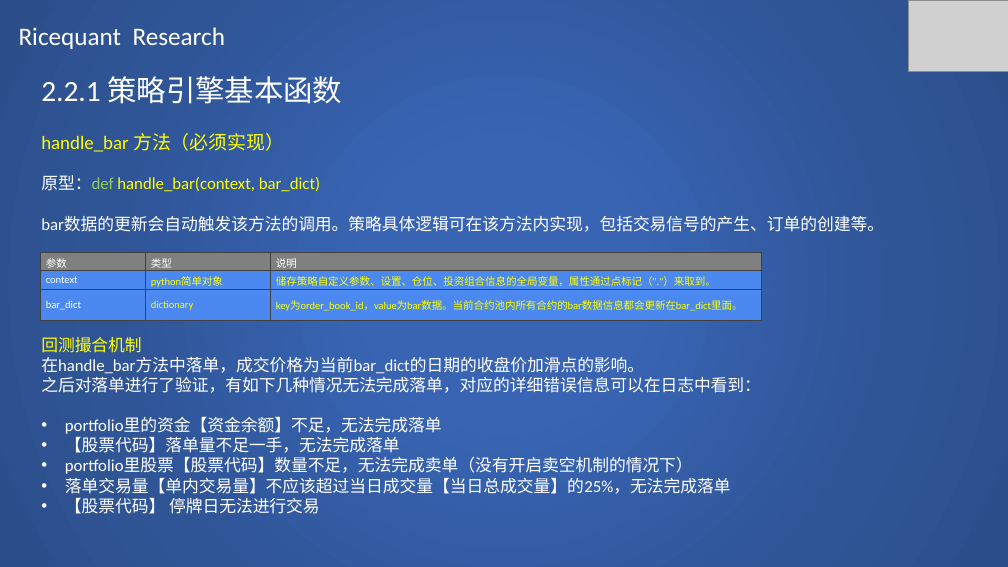
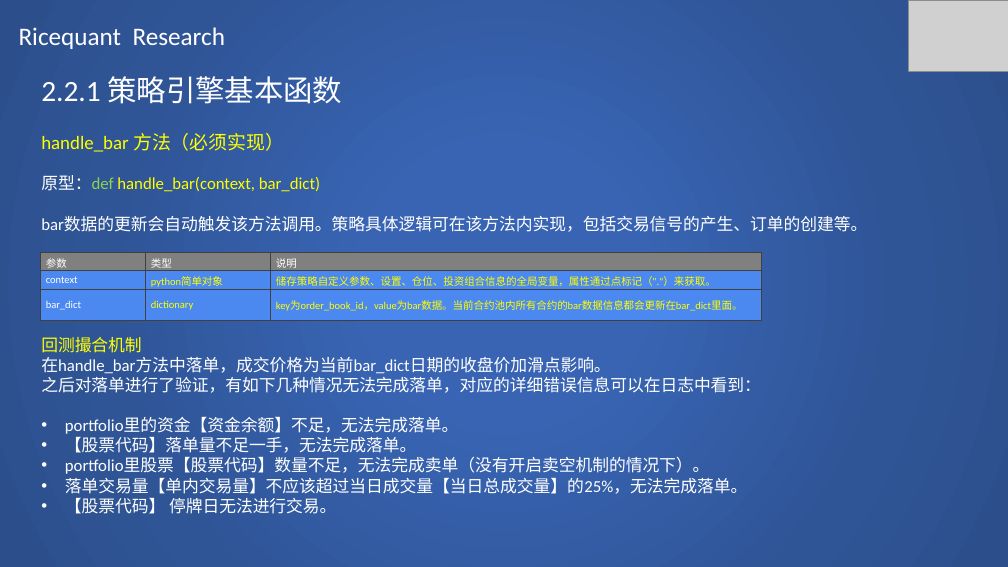
Before and after one commit to SCITLAS/Stellar, a slide deck: slide 16 of Stellar_0.1/documents/rice_quant_research.pptx. Drawn at 1008x567 pixels with LibreOffice and Linux fonts; fonts in the diff are those of the drawing; grey boxes stand for pictures. Boxes give left, top, right and bottom in pixels: in the first picture for what was removed or moved away, otherwise in the second. Text is boxed around its words. In the diff, an @@ line names an element or a change of style, - is before the commit and + after.

```diff
--- a/Stellar_0.1/documents/rice_quant_research.pptx
+++ b/Stellar_0.1/documents/rice_quant_research.pptx
@@ text at box(41, 216, 867, 232): text changed @@
-bar数据的更新会自动触发该方法的调用。策略具体逻辑可在该方法内实现，包括交易信号的产生、订单的创建等。
+bar数据的更新会自动触发该方法调用。策略具体逻辑可在该方法内实现，包括交易信号的产生、订单的创建等。
@@ table at box(40, 253, 762, 378) @@
@@ row 2, column 3: "储存策略自定义参数、设置、仓位、投资组合信息的全局变量，属性通过点标记（"."）来取到。" to "储存策略自定义参数、设置、仓位、投资组合信息的全局变量，属性通过点标记（"."）来获取。" @@
@@ text at box(41, 357, 611, 374): text changed @@
-在handle_bar方法中落单，成交价格为当前bar_dict的日期的收盘价加滑点的影响。
+在handle_bar方法中落单，成交价格为当前bar_dict日期的收盘价加滑点影响。
@@ text at box(65, 418, 747, 514): text changed @@
-• portfolio里的资金【资金余额】不足，无法完成落单
-• 【股票代码】落单量不足一手，无法完成落单
-• portfolio里股票【股票代码】数量不足，无法完成卖单（没有开启卖空机制的情况下）
-• 落单交易量【单内交易量】不应该超过当日成交量【当日总成交量】的25%，无法完成落单
-• 【股票代码】 停牌日无法进行交易
+• portfolio里的资金【资金余额】不足，无法完成落单。
+• 【股票代码】落单量不足一手，无法完成落单。
+• portfolio里股票【股票代码】数量不足，无法完成卖单（没有开启卖空机制的情况下）。
+• 落单交易量【单内交易量】不应该超过当日成交量【当日总成交量】的25%，无法完成落单。
+• 【股票代码】 停牌日无法进行交易。
```
Also in this commit, not shown: 19 other slides changed, 22 slides added, 1 other file.
